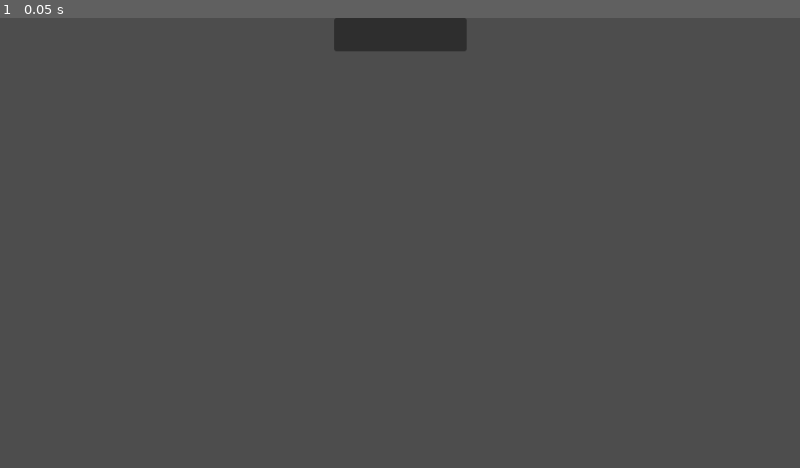
Above: before the commit, frame 1.
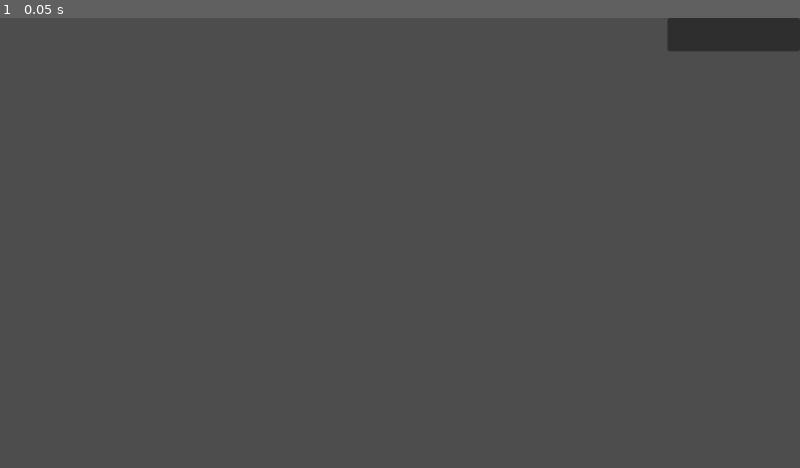
Above: after the commit, the same moment.

Repository: MuriloMJW/Bloom_Sky_Client_Godot
Game: Godot game, scene res://main.tscn
The game is run twice, just before and just after one commit, with the same random seed, the same clock (stepped at 60 frames per second) and the same inputs.
Inputs:
- Up to frame 1 (0.05 s): no input

The runs differ from the first frame. In frame 1, 2.4% of the frame differs, in the area x 41-100%, y 0-8%.

Commit message:
Iniciei tiro e times

Diff:
--- a/bullet.gd
+++ b/bullet.gd
@@ -1,16 +1,19 @@
 extends Area2D
 
 @export
-var bullet_speed = 500
+var speed = 500
+var is_moving_up = true
+var shooter_id = -1
 
 # Called when the node enters the scene tree for the first time.
 func _ready() -> void:
-	pass
+	if(!is_moving_up):
+		speed *= -1
 
 
 # Called every frame. 'delta' is the elapsed time since the previous frame.
 func _process(delta: float) -> void:
-	position.y -= bullet_speed * delta
+	position.y -= speed * delta
 
 
 func _on_area_entered(area: Area2D) -> void:
--- a/client.gd
+++ b/client.gd
@@ -245,3 +245,6 @@
 	buffer.put_u8(my_id)
 
 	_send_packet(buffer)
+
+func _on_player_shoot(id: Variant) -> void:
+	print("Atirei")
--- a/client.tscn
+++ b/client.tscn
@@ -41,13 +41,12 @@
 
 [node name="PanelContainer" type="PanelContainer" parent="Control"]
 layout_mode = 1
-anchors_preset = 5
-anchor_left = 0.5
-anchor_right = 0.5
-offset_left = -79.5
-offset_right = 79.5
+anchors_preset = 1
+anchor_left = 1.0
+anchor_right = 1.0
+offset_left = -159.0
 offset_bottom = 40.0
-grow_horizontal = 2
+grow_horizontal = 0
 
 [node name="MarginContainer2" type="MarginContainer" parent="Control/PanelContainer"]
 layout_mode = 2
--- a/main_game.gd
+++ b/main_game.gd
@@ -1,6 +1,8 @@
 extends Node2D
 @export var player_scene: PackedScene
 @export var enemy_scene: PackedScene
+
+@onready var client = $"../Client"
 
 signal player_moved(x, y, id)
 
@@ -10,20 +12,21 @@
 
 # Called when the node enters the scene tree for the first time.
 func _ready() -> void:
-	pass # Replace with function body.
+	pass
 
 
-# Called every frame. 'delta' is the elapsed time since the previous frame.
 func _process(delta: float) -> void:
-	if(my_id != -1):
-		if(Input.is_action_just_pressed("shoot")):
 
-			var mouse_position = get_global_mouse_position()
-			var x = mouse_position.x
-			var y = mouse_position.y
+	if(Input.is_action_just_pressed("move_left")):
+		players_connected[my_id].die()
+
+	if(Input.is_action_just_pressed("move_right")):
+		players_connected[my_id].respawn(players_connected[my_id].position.x,
+										 players_connected[my_id].position.y)
+
 			#players_connected[my_id].position = mouse_position
 
-			emit_signal("player_moved", x, y, my_id)
+			#emit_signal("player_moved", x, y, my_id)
 
 		#var mouse_position = get_global_mouse_position()
 
@@ -52,12 +55,17 @@
 	new_player.position.x = spawn_x
 	new_player.position.y = spawn_y
 	new_player.id = id
+	new_player.is_my_player = (my_id == id)
+	new_player.is_team_up = (my_id % 2 == 0)
 
 	players_connected[id] = new_player
 
 	new_player.show_info()
 
 	add_child(new_player)
+
+	if(new_player.is_my_player):
+		new_player.player_shoot.connect(client._on_player_shoot)
 
 
 
@@ -79,8 +87,9 @@
 
 
 func _on_client_player_moved(player_x: Variant, player_y: Variant, id: Variant) -> void:
-	players_connected[id].position.x = player_x
-	players_connected[id].position.y = player_y
+	#players_connected[id].position.x = player_x
+	#players_connected[id].position.y = player_y
+	pass
 
 
 func _on_client_other_player_moved(other_player_x: Variant, other_player_y: Variant, other_player_id: Variant) -> void:
--- a/player.gd
+++ b/player.gd
@@ -1,6 +1,9 @@
 extends Area2D
 
 signal move
+
+signal player_died(id)
+signal player_shoot(id)
 
 var id
 var start_x
@@ -8,19 +11,38 @@
 
 var bullet_scene = load("res://bullet.tscn")
 
+var is_my_player = false
+var is_team_up = true
+
+var is_alive = false
 
 func _ready():
-	#start_x = get_viewport().get_visible_rect().size.x / 2
-	#start_y = get_viewport().get_visible_rect().size.y - 30
-	#position = Vector2(start_x, start_y)
+	is_alive = true
+	$CollisionShape2D.disabled = false
+	$ColorRect.show()
+	$username.show()
+	$username.text = str(id)
 
-	$username.text = str(id)
+	if(is_my_player):
+		emit_signal("shoot", id)
+
 
 
 func _process(delta):
 	#var player_position = Vector2(get_global_mouse_position().x,  start_y)
 	#position = player_position
 	#print(player_position)
+
+	if(is_my_player and is_alive):
+		if(Input.is_action_just_pressed("shoot")):
+
+			var mouse_position = get_global_mouse_position()
+			var x = mouse_position.x
+			var y = mouse_position.y
+			position = mouse_position
+
+
+
 
 	if(Input.is_action_just_pressed("shoot")):
 		shoot()
@@ -33,11 +55,37 @@
 
 
 func shoot():
-	var bullet = bullet_scene.instantiate()
-	bullet.position = position
-	get_parent().add_child(bullet)
+	if(is_my_player and is_alive):
+		var bullet = bullet_scene.instantiate()
+		bullet.position = position
+		bullet.is_moving_up = is_team_up
+		bullet.shooter_id = id
+		get_parent().add_child(bullet)
+
+		emit_signal("player_shoot", id)
 
 
+func _on_area_entered(area: Area2D) -> void:
+
+	if(is_my_player and area.is_in_group("bullet") and area.shooter_id != id):
+		print("GOT HIT=======================")
+
+
+func die():
+	set_process(false)
+	is_alive = false
+	$CollisionShape2D.disabled = true
+	$ColorRect.hide()
+	$username.hide()
+
+	emit_signal("player_died", id)
+
+func respawn(x, y):
+	set_process(true)
+	is_alive = true
+	$CollisionShape2D.disabled = false
+	$ColorRect.show()
+	$username.show()
 
 
 func _on_body_entered(body: Node2D) -> void:
--- a/player.tscn
+++ b/player.tscn
@@ -5,7 +5,7 @@
 [sub_resource type="RectangleShape2D" id="RectangleShape2D_4flbx"]
 size = Vector2(40, 40)
 
-[node name="Player" type="Area2D"]
+[node name="Player" type="Area2D" groups=["player"]]
 script = ExtResource("1_4flbx")
 
 [node name="ColorRect" type="ColorRect" parent="."]
@@ -32,4 +32,5 @@
 offset_bottom = -22.0
 text = "Teste"
 
+[connection signal="area_entered" from="." to="." method="_on_area_entered"]
 [connection signal="body_entered" from="." to="." method="_on_body_entered"]
--- a/project.godot
+++ b/project.godot
@@ -25,6 +25,7 @@
 
 enemy=""
 bullet=""
+player=""
 
 [input]
 
